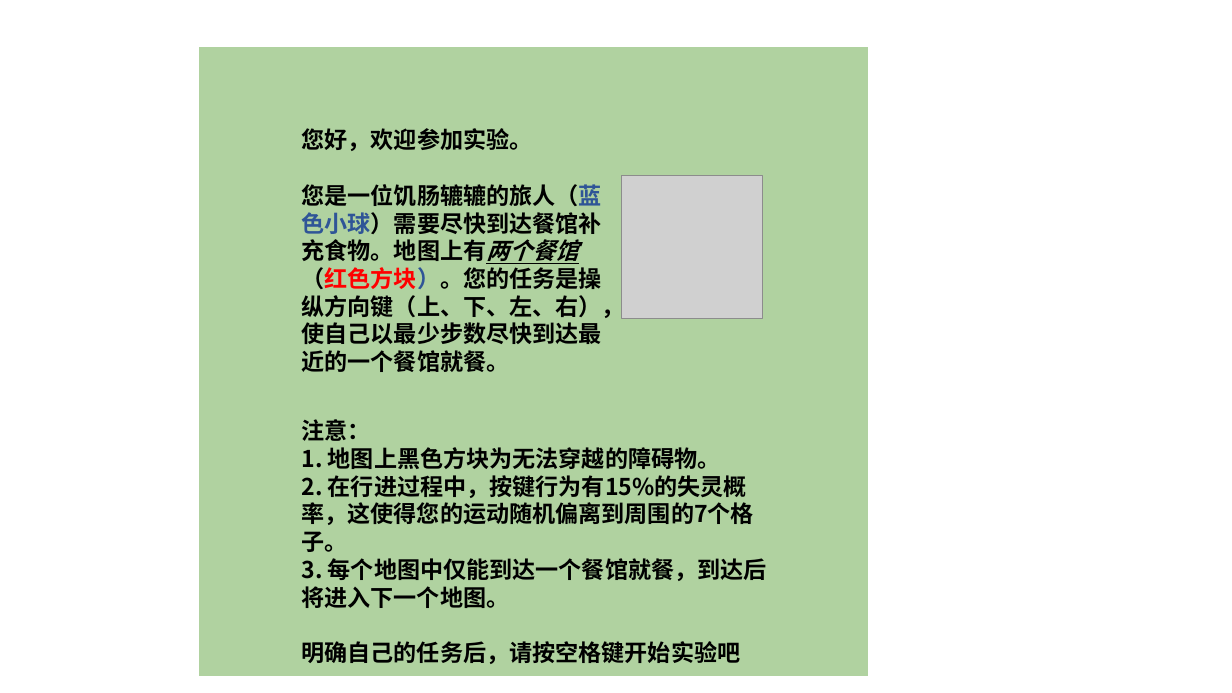
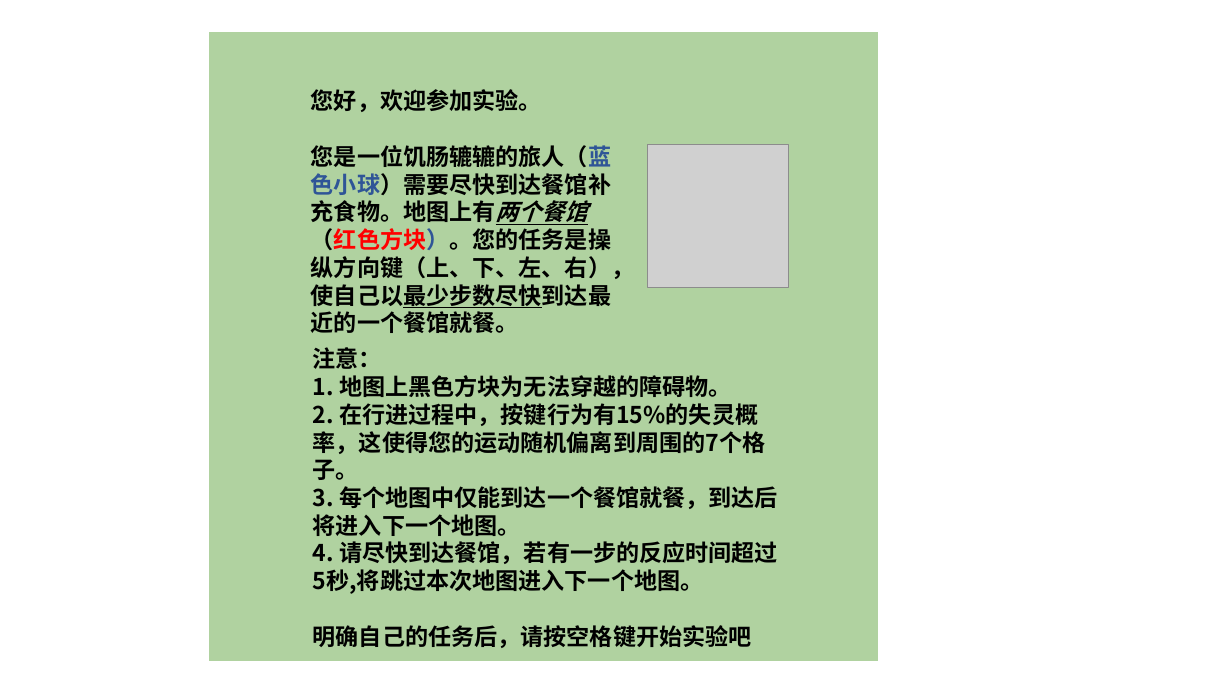
Before and after one commit to chengshaozhe/commitmentObstacles, a slide deck: slide 1 of introduction.pptx. Drawn at 1232x693 pixels with LibreOffice and Linux fonts; fonts in the diff are those of the drawing; grey boxes stand for pictures. Boxes give left, top, right and bottom in pixels: in the first picture for what was removed or moved away, otherwise in the second. Text is boxed around its words. In the diff, an @@ line names an element or a change of style, - is before the commit and + after.

```diff
--- a/introduction.pptx
+++ b/introduction.pptx
@@ rectangle "您好，欢迎参加实验。": place and size @@
-rectangle "您好，欢迎参加实验。" at box(200, 48, 622, 401)
+rectangle "您好，欢迎参加实验。" at box(210, 32, 632, 338)
@@ rectangle: place and size @@
-rectangle at box(200, 48, 868, 677)
+rectangle at box(210, 32, 878, 661)
@@ text in rectangle at box(311, 145, 634, 333): underline on in "您是一位饥肠辘辘的旅人（蓝色小球）需要尽快到达餐馆补充食物。地图上有两个餐馆（红色方块）。您的任务是操纵方向键（上、下、 ..." @@
@@ picture: place and size @@
-picture at box(622, 176, 762, 318)
+picture at box(648, 145, 788, 287)
@@ rectangle "注意：": place and size @@
-rectangle "注意：" at box(200, 463, 779, 677)
+rectangle "注意：" at box(212, 419, 791, 632)
@@ text in rectangle at box(313, 541, 778, 594): paragraph added @@
+    4. 请尽快到达餐馆，若有一步的反应时间超过5秒,将跳过本次地图进入下一个地图。
```
Also in this commit, not shown: 1 slide added, 11 other files.
